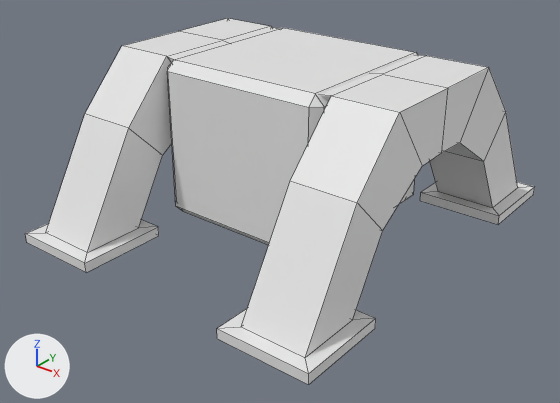
Before and after pictures for a commit that changed the Blender file assets/buildings/Turrets/TurretBase_01.blend.
One viewpoint serves both versions: a camera (50 mm lens) standing at (4.82, -6.31, 4.06) and looking at (0.04, -0.34, 0.35). Lighting does not change. The marker at lower left points along +X, +Y and +Z. The older version comes first. Mesh edges are drawn as thin lines.

The older version as bpy lines, for what is in view:
```python
me_cube_003 = bpy.data.meshes.new('Cube.003')
me_cube_003.from_pydata(...)  # a box spanning x -1.0..1.0, y -1.0..1.0, z 0.16..1.89
me_plane_001 = bpy.data.meshes.new('Plane.001')
me_plane_001.from_pydata(...)  # 28 vertices, 23 faces; spans x 0.67..1.89, y -2.28..0.0, z 0.01..1.89
ob_box = bpy.data.objects.new('Box', me_cube_003)
ob_box.location = (0.0, 0.0, 0.0)
_m = ob_box.modifiers.new('Bevel', 'BEVEL')
ob_legs = bpy.data.objects.new('Legs', me_plane_001)
ob_legs.location = (0.0, 0.0, 0.0)
_m = ob_legs.modifiers.new('Mirror', 'MIRROR')
_m.use_axis = (True, True, False)
_m.use_clip = True
```
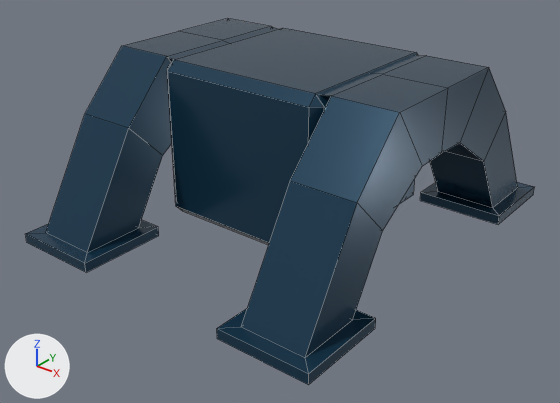
Commit message: using RayCast3D object for turret raycast

Scene script edits in JSON lines:
```json
{"op": "add", "block": "mat_turretmat", "code": ["mat_turretmat = principled_material('TurretMat')", "mat_turretmat.base_color = (0.0112, 0.0527, 0.0997)  # dark blue #1b4159", "mat_turretmat.metallic = 0.42", "mat_turretmat.roughness = 0.219"]}
{"block": "me_cube_003", "where": "me_cube_003.from_pydata(...)  # 8 vertices, 6 faces; spans x -1.0..1.0, y -1.0..1.0, z 0.16..1.89"}
{"op": "add", "block": "me_cube_003", "code": "me_cube_003.materials.append(mat_turretmat)  # dark blue #1b4159"}
{"block": "me_plane_001", "where": "me_plane_001.from_pydata(...)  # 28 vertices, 23 faces; spans x 0.67..1.89, y -2.28..0.0, z 0.01..1.89"}
{"op": "add", "block": "me_plane_001", "code": "me_plane_001.materials.append(mat_turretmat)  # dark blue #1b4159"}
```

Location of each change, (x1, y1, x2, y2) in pixels of the pictures (560 x 403 px):
```json
{"object": "Legs", "change": "recoloured", "before": [26, 18, 534, 385], "after": [26, 18, 534, 385], "on screen": "white to dark blue"}
{"object": "Box", "change": "recoloured", "before": [167, 28, 418, 245], "after": [167, 28, 418, 245], "on screen": "white to dark blue"}
```
